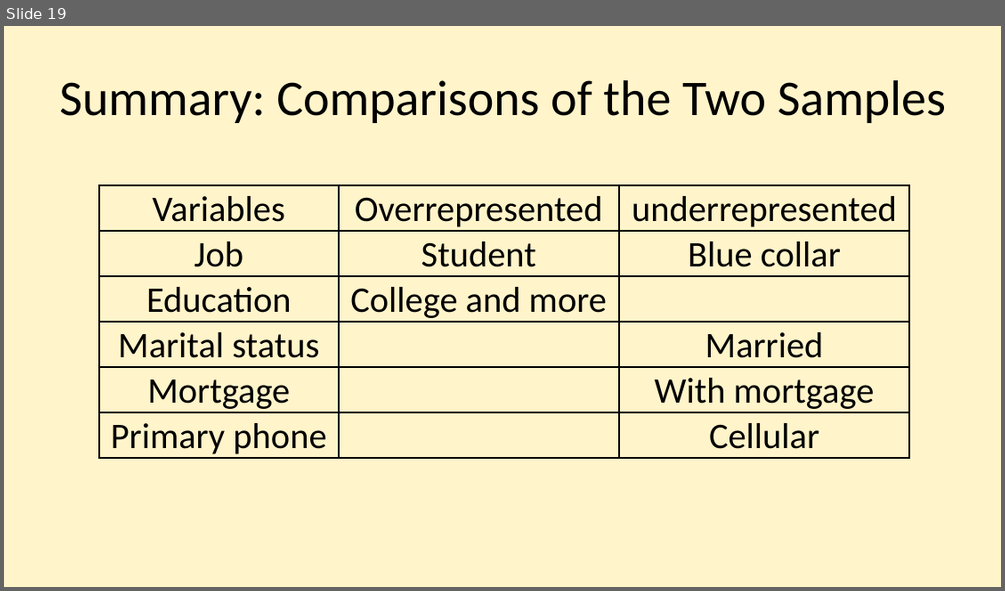
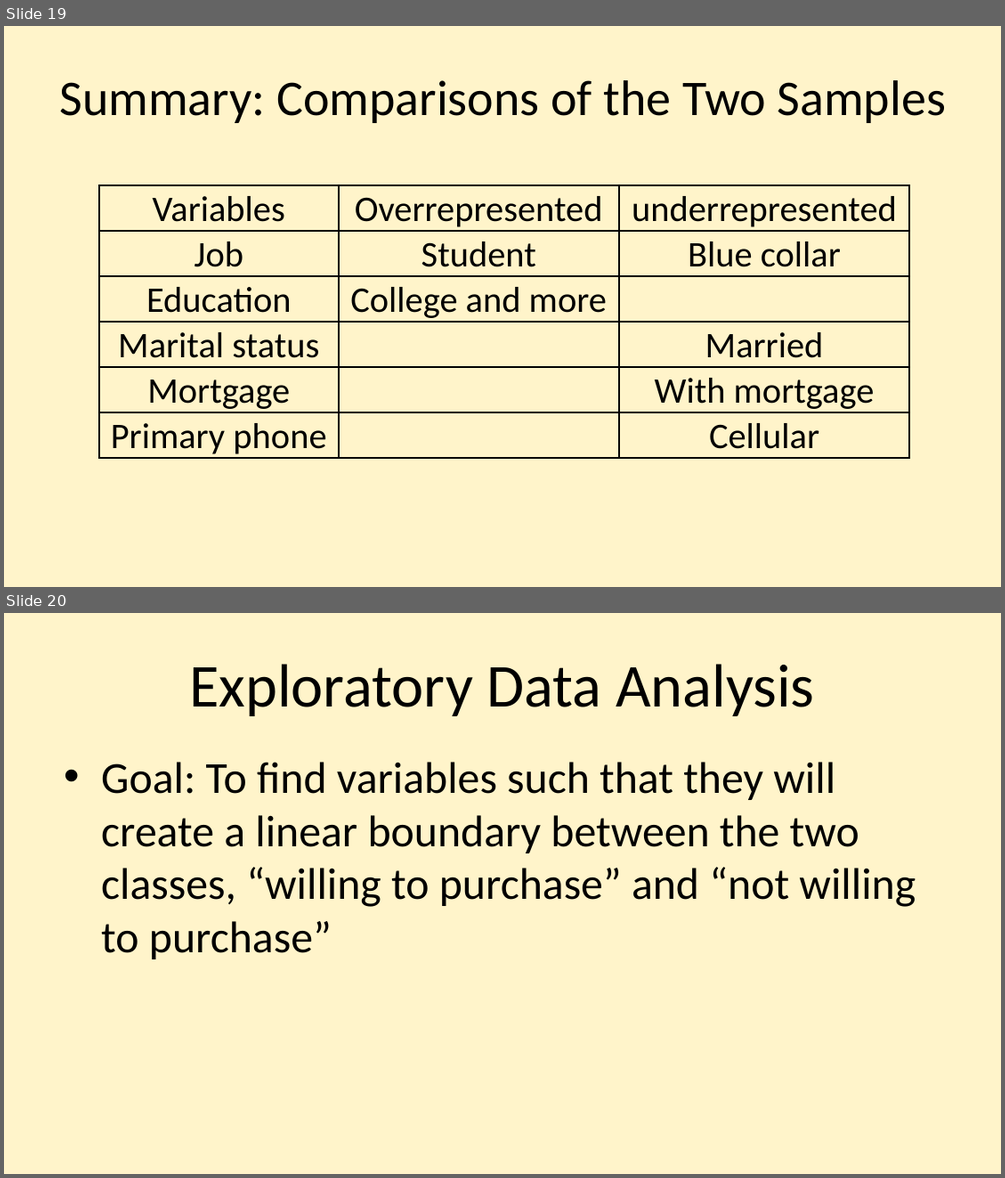
Before and after one commit to njmobley/Practicum-2, a slide deck: Practicum 2 presentation Nijia.pptx. Shown one above the other, each under a label of ours: slide 19 before the commit, slides 19 and 20 after it. The pictures are 1005x591 and 1005x1178 pixels, drawn with LibreOffice and Linux fonts; fonts in the diff are those of the drawing. Boxes give left, top, right and bottom in pixels: in the first picture for what was removed or moved away, otherwise in the second. Text is boxed around its words. In the diff, an @@ line names an element or a change of style, - is before the commit and + after.

```diff
--- a/Practicum 2 presentation Nijia.pptx
+++ b/Practicum 2 presentation Nijia.pptx
@@ slide 20 added at (4, 613, 1001, 1174), background #FFF4CA @@
@@ title added at (189, 664, 815, 716), 44 pt, text #000000 @@
+Exploratory Data Analysis
@@ text added at (101, 762, 915, 959), 32 pt, text #000000 @@
+• Goal: To find variables such that they will create a linear boundary between the two classes, “willing to purchase” and “not willing to purchase”
```
Also in this commit, not shown: 11 other slides added.
